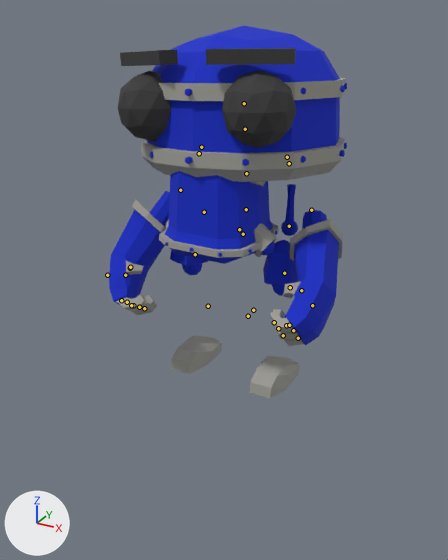
Before and after pictures for a commit that changed the glTF model public/discordrobot.glb.
Before and after are seen from a camera (50 mm lens) standing at (3.57, -7.03, 4.1) and looking at (-0.23, -0.12, 0.64). Arrows for +X, +Y and +Z are at lower left; the lights stay in place. Both versions are drawn at frame 0 of the action 'Dance'; the numbers are the values there. The bones that bend it are drawn over the model as lines.

Names of what the first picture shows: 'Foot.L', 'Foot.R', 'Hand.L', 'Hand.R', 'Head', 'Leg.L', 'LowerLeg.L', 'LowerLeg.R', 'Torso'.
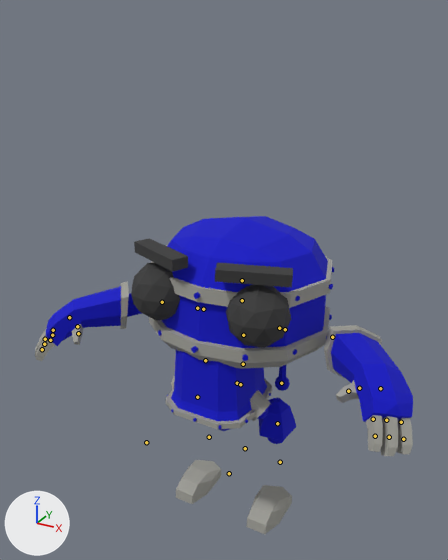
What the commit changed:
Bone 'Bone' (bone_bone) moves from (0.0, -0.0002, -0.0237) to (0.0, 0.0, 0.0).
Bone 'Neck' (bone_neck) turns from (0, -2, 3) to (0, 0, 0) degrees about its own x, y and z.
Bone 'Shoulder.L' (bone_shoulder_l) turns from (0, 0, -64) to (0, 0, 0) degrees about its own x, y and z.
Bone 'Middle1.L' (bone_middle1_l) turns from (-2, 2, -64) to (0, 0, 0) degrees about its own x, y and z.
Bone 'Middle2.L' (bone_middle2_l) turns from (-7, -2, -67) to (0, 0, 0) degrees about its own x, y and z.
Bone 'Thumb.L' (bone_thumb_l) turns from (35, -6, 6) to (0, 0, 0) degrees about its own x, y and z.
Bone 'Thumb2.L' (bone_thumb2_l) turns from (-45, 1, -70) to (0, 0, 0) degrees about its own x, y and z.
Bone 'Index.L' (bone_index_l) turns from (-1, 0, -66) to (0, 0, 0) degrees about its own x, y and z.
Bone 'Index2.L' (bone_index2_l) turns from (-6, -3, -67) to (0, 0, 0) degrees about its own x, y and z.
Bone 'Ring1.L' (bone_ring1_l) turns from (-1, 0, -67) to (0, 0, 0) degrees about its own x, y and z.
Bone 'Ring2.L' (bone_ring2_l) turns from (-6, -3, -67) to (0, 0, 0) degrees about its own x, y and z.
Bone 'Shoulder.R' (bone_shoulder_r) turns from (0, 0, 63) to (0, 0, 0) degrees about its own x, y and z.
Bone 'Middle1.R' (bone_middle1_r) turns from (-4, 2, 61) to (0, 0, 0) degrees about its own x, y and z.
Bone 'Middle2.R' (bone_middle2_r) turns from (4, -3, 39) to (0, 0, 0) degrees about its own x, y and z.
Bone 'Thumb2.R' (bone_thumb2_r) turns from (-74, -30, -11) to (0, 0, 0) degrees about its own x, y and z.
Bone 'Index.R' (bone_index_r) turns from (-2, 5, 58) to (0, 0, 0) degrees about its own x, y and z.
Bone 'Index2.R' (bone_index2_r) turns from (1, 5, 43) to (0, 0, 0) degrees about its own x, y and z.
Bone 'Ring1.R' (bone_ring1_r) turns from (-10, -9, 70) to (0, 0, 0) degrees about its own x, y and z.
Bone 'Ring2.R' (bone_ring2_r) turns from (21, 0, 29) to (0, 0, 0) degrees about its own x, y and z.

Boxes (x1, y1, x2, y2) around the edits, measured in the pictures (448 x 560 px):
'Head', posed (11% narrower): before (118, 26, 347, 182); after (131, 216, 334, 369)
'Torso', posed (12% narrower, 13% shorter): before (159, 171, 279, 264); after (166, 350, 272, 431)
'Hand.L', posed (22% wider): before (270, 210, 343, 346); after (324, 325, 413, 456)
'Hand.R', posed (76% wider, 35% shorter): before (109, 191, 170, 315); after (35, 281, 143, 361)
'Foot.L', posed (8% narrower, 11% taller): before (250, 355, 300, 399); after (246, 485, 292, 534)
'Foot.R', posed (12% narrower, 12% taller): before (171, 335, 222, 374); after (176, 460, 221, 504)
'LowerLeg.L', posed: before (263, 240, 298, 296); after (259, 398, 296, 444)
'Leg.L', posed: before (281, 184, 298, 236); after (275, 365, 290, 391)
bone 'Bone', root to tip: before (248, 316) to (247, 316); after (245, 448) to (245, 449)
bone 'Neck', root to tip: before (245, 129) to (245, 128); after (242, 300) to (242, 300)
bone 'Shoulder.L', root to tip: before (287, 157) to (287, 157); after (279, 328) to (280, 328)
bone 'Middle1.L', root to tip: before (293, 330) to (292, 330); after (386, 420) to (386, 421)
bone 'Middle2.L', root to tip: before (278, 328) to (279, 327); after (389, 437) to (389, 438)
bone 'Thumb.L', root to tip: before (301, 290) to (300, 290); after (359, 388) to (358, 388)
bone 'Thumb2.L', root to tip: before (290, 287) to (289, 288); after (348, 391) to (347, 391)
bone 'Index.L', root to tip: before (289, 325) to (289, 325); after (373, 419) to (373, 419)
bone 'Index2.L', root to tip: before (274, 322) to (274, 322); after (375, 436) to (375, 436)
bone 'Ring1.L', root to tip: before (298, 338) to (297, 338); after (401, 422) to (401, 422)
bone 'Ring2.L', root to tip: before (283, 335) to (283, 335); after (403, 439) to (403, 439)
bone 'Shoulder.R', root to tip: before (201, 147) to (201, 147); after (203, 309) to (203, 309)
bone 'Middle1.R', root to tip: before (127, 302) to (127, 302); after (52, 335) to (52, 335)
bone 'Middle2.R', root to tip: before (139, 307) to (140, 306); after (44, 344) to (44, 345)
bone 'Thumb2.R', root to tip: before (130, 267) to (131, 267); after (78, 333) to (78, 334)
bone 'Index.R', root to tip: before (121, 300) to (121, 300); after (50, 340) to (50, 340)
bone 'Index2.R', root to tip: before (133, 305) to (134, 305); after (42, 349) to (42, 350)
bone 'Ring1.R', root to tip: before (131, 305) to (131, 305); after (53, 330) to (52, 330)
bone 'Ring2.R', root to tip: before (144, 308) to (144, 308); after (45, 339) to (45, 339)
